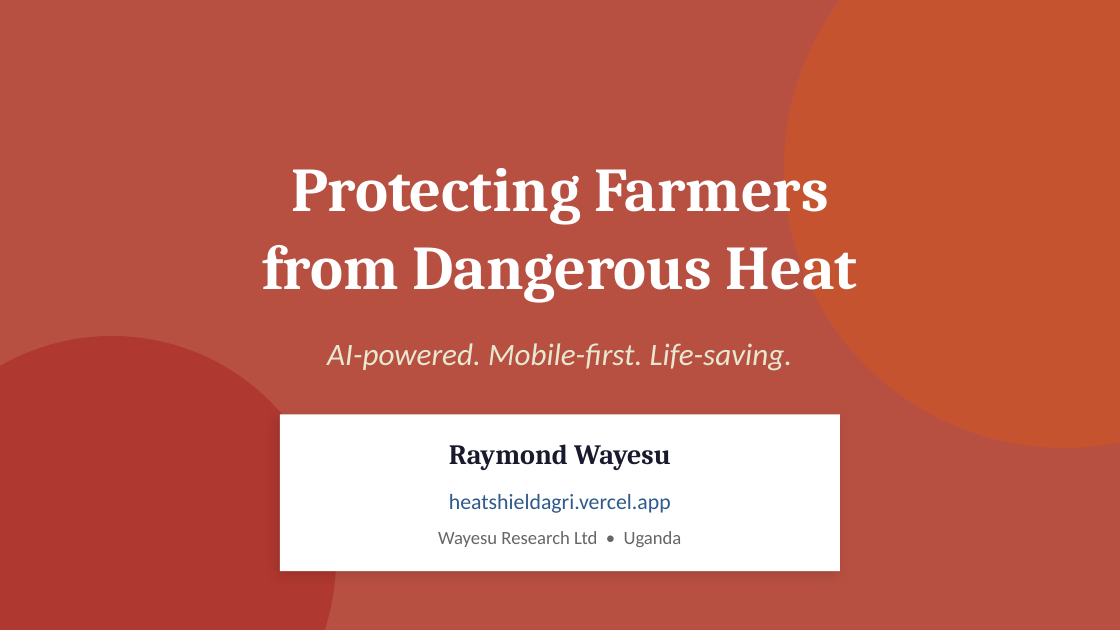
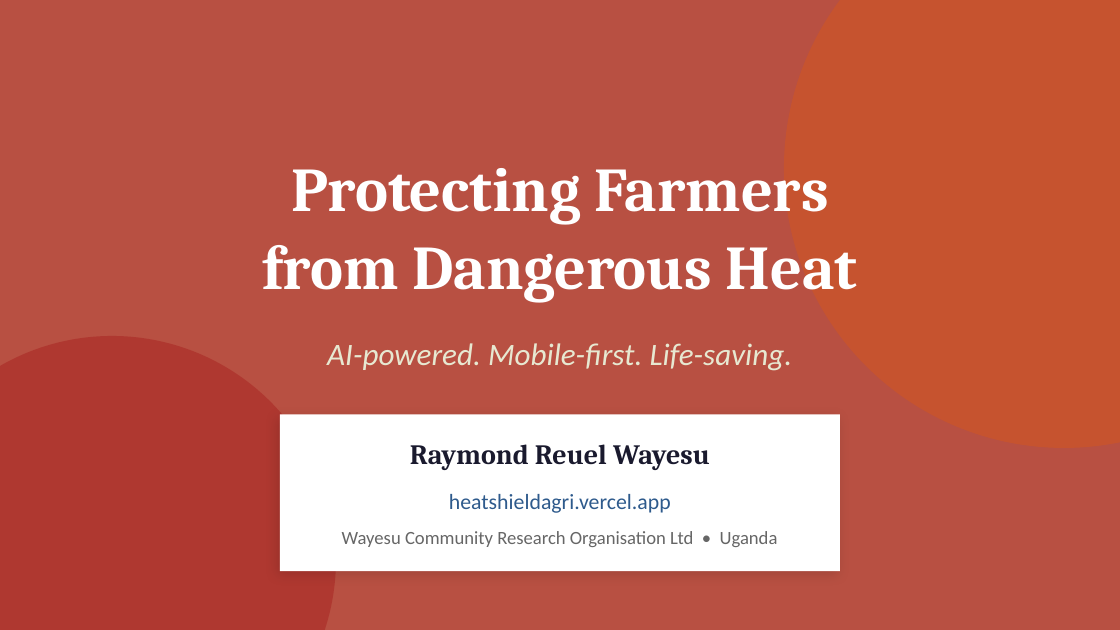
Before and after one commit to rryesuafuga/heatshieldagri, a slide deck: slide 11 of docs/HeatShield_Agri_Pitch_Deck.pptx. Drawn at 1120x630 pixels with LibreOffice and Linux fonts; fonts in the diff are those of the drawing. Boxes give left, top, right and bottom in pixels: in the first picture for what was removed or moved away, otherwise in the second. Text is boxed around its words. In the diff, an @@ line names an element or a change of style, - is before the commit and + after.

```diff
--- a/docs/HeatShield_Agri_Pitch_Deck.pptx
+++ b/docs/HeatShield_Agri_Pitch_Deck.pptx
@@ text at [410,444,710,470]: text changed @@
-Raymond Wayesu
+Raymond Reuel Wayesu
@@ text at [342,531,778,547]: text changed @@
-Wayesu Research Ltd • Uganda
+Wayesu Community Research Organisation Ltd • Uganda
```
Also in this commit, not shown: 3 other slides changed, 16 other files.
